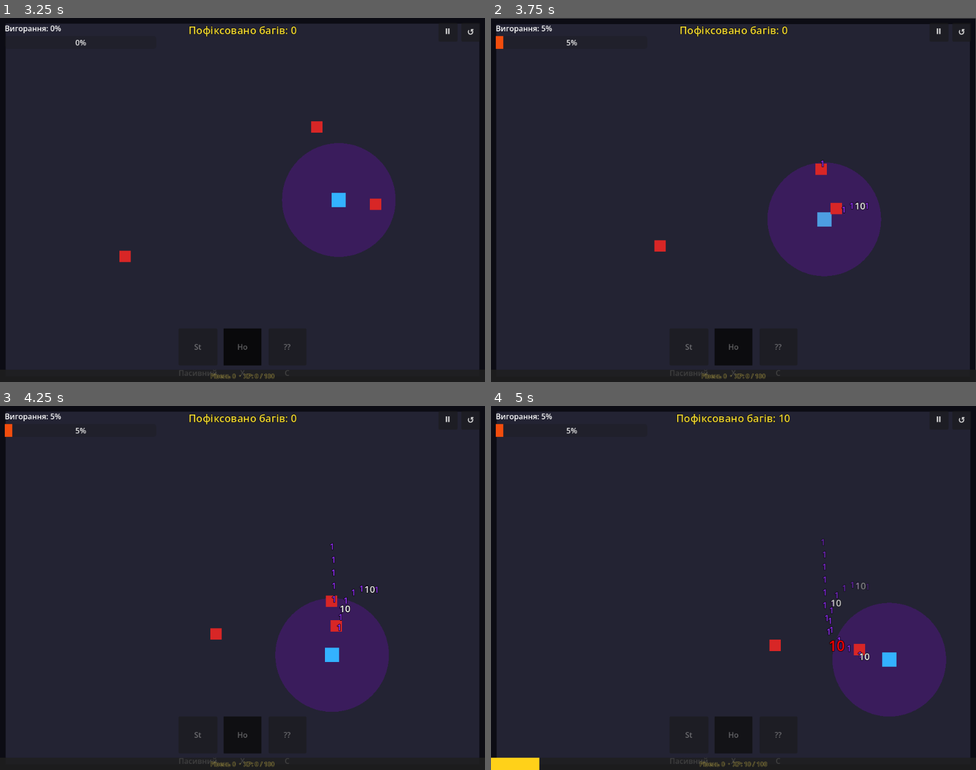
Above: before the commit, frames 1-4 (two rows, left to right).
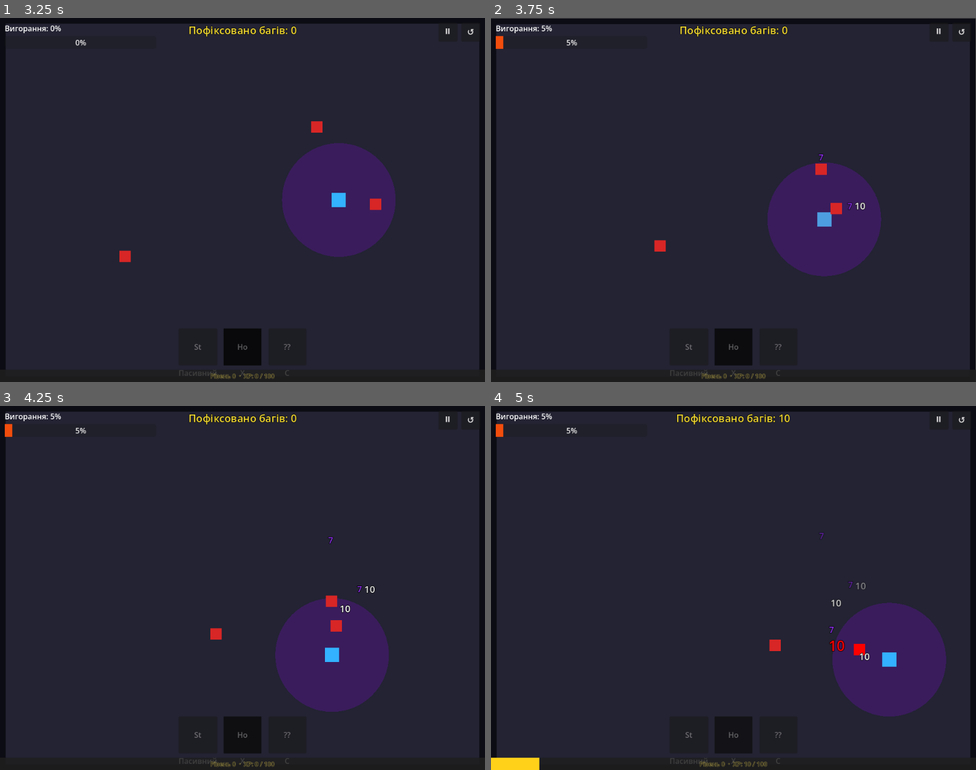
Above: after the commit, the same moments.

Repository: kodlon/DEVvsBUGS
Game: Godot game, scene res://scenes/main.tscn
Same seed, same stepped clock (60 frames per second), same inputs: the game is played once before the commit and once after it. Sound files missing from this copy of the repository are replaced by a short silence.
Inputs (mouse positions are in pixels of both pictures, inside the frame that each line leads up to):
- Up to frame 1 (3.25 s): click "▶ ПОЧАТИ ГРУ" at 0.5 s; click "⏸" at 1.25 s; click "↺" at 2 s; tap Enter at 2.75 s; move the mouse to (349, 181) at 2.77 s; hold Right (ui_right) from 2.78 s (still down); tap X at 2.85 s; click (349, 181) at 2.92 s
- Up to frame 2 (3.75 s): move the mouse to (636, 218) at 3.52 s; release Right (ui_right) at 3.53 s; hold Down (ui_down) from 3.53 s (still down); tap C at 3.6 s
- Up to frame 3 (4.25 s): keep holding Down (ui_down)
- Up to frame 4 (5 s): move the mouse to (782, 507) at 4.27 s; release Down (ui_down) at 4.28 s; hold Right (ui_right) from 4.28 s (still down); tap X at 4.35 s

Frame 1 is identical in both runs. In frame 2, less than 0.1% of the frame differs, in the area x 67-78%, y 37-54%; in frame 3, 0.1%; in frame 4, 0.2%, in the area x 67-78%, y 34-70%.

Commit message:
Added sounds

Diff:
--- a/project.godot
+++ b/project.godot
@@ -21,6 +21,7 @@
 DodgeConfig="*res://config/skills/dodge_config.gd"
 RubberDuckConfig="*res://config/skills/rubber_duck_config.gd"
 PlayerStats="*res://scripts/player_stats.gd"
+AudioManager="*res://scripts/audio_manager.gd"
 
 [display]
 
--- /dev/null
+++ b/scripts/audio_manager.gd
@@ -0,0 +1,58 @@
+extends Node
+
+const VOLUME_HALF := -6.02 # ~ half linear volume
+
+var bgm_player: AudioStreamPlayer
+var shoot_player: AudioStreamPlayer
+var take_damage_player: AudioStreamPlayer
+var next_wave_player: AudioStreamPlayer
+var level_up_player: AudioStreamPlayer
+var enemy_hit_player: AudioStreamPlayer
+
+func _ready() -> void:
+	process_mode = Node.PROCESS_MODE_ALWAYS # Keep playing when paused
+
+	bgm_player = AudioStreamPlayer.new()
+	bgm_player.stream = preload("res://sounds/BackgroundMusic.wav")
+	bgm_player.volume_db = -12.0 # ~25% linear volume
+	add_child(bgm_player)
+	bgm_player.finished.connect(bgm_player.play)
+	bgm_player.play()
+
+	shoot_player = AudioStreamPlayer.new()
+	shoot_player.stream = preload("res://sounds/Shoot.ogg")
+	add_child(shoot_player)
+
+	take_damage_player = AudioStreamPlayer.new()
+	take_damage_player.stream = preload("res://sounds/ReceivedDamage.ogg")
+	add_child(take_damage_player)
+
+	next_wave_player = AudioStreamPlayer.new()
+	next_wave_player.stream = preload("res://sounds/NextWaveBegin.ogg")
+	next_wave_player.volume_db = VOLUME_HALF
+	add_child(next_wave_player)
+
+	level_up_player = AudioStreamPlayer.new()
+	level_up_player.stream = preload("res://sounds/LevelUp.ogg")
+	add_child(level_up_player)
+
+	enemy_hit_player = AudioStreamPlayer.new()
+	enemy_hit_player.stream = preload("res://sounds/EnemyHit.ogg")
+	# Reduce enemy hit slightly as it can be spammy
+	enemy_hit_player.volume_db = -2.0
+	add_child(enemy_hit_player)
+
+func play_shoot() -> void:
+	shoot_player.play()
+
+func play_received_damage() -> void:
+	take_damage_player.play()
+
+func play_next_wave_begin() -> void:
+	next_wave_player.play()
+
+func play_level_up() -> void:
+	level_up_player.play()
+
+func play_enemy_hit() -> void:
+	enemy_hit_player.play()
--- a/scripts/enemy.gd
+++ b/scripts/enemy.gd
@@ -208,6 +208,7 @@
 
 func take_damage(amount: float, hit_dir: Vector2 = Vector2.ZERO, source: String = "") -> void:
 	_health -= amount
+	AudioManager.play_enemy_hit()
 
 	# Hit Flash
 	var original_color = GameConfig.ENEMY_CONFIG[enemy_type].color
--- a/scripts/level_up_ui.gd
+++ b/scripts/level_up_ui.gd
@@ -79,6 +79,7 @@
 	process_mode = Node.PROCESS_MODE_ALWAYS
 	mouse_filter = Control.MOUSE_FILTER_IGNORE
 
+	AudioManager.play_level_up()
 	_create_overlay()
 	_create_title()
 	_create_cards()
--- a/scripts/player.gd
+++ b/scripts/player.gd
@@ -138,6 +138,7 @@
 				var spread = deg_to_rad(spread_magnitude * randf_range(-1.0, 1.0))
 				bullet.direction = base_direction.rotated(spread)
 				get_tree().call_group("camera_shake", "shake_micro", bullet.direction)
+				AudioManager.play_shoot()
 	else:
 		# Звичайна механіка - одна центральна гармата
 		var nearest: Node2D = null
@@ -159,6 +160,7 @@
 			var spread = deg_to_rad(spread_magnitude * randf_range(-1.0, 1.0))
 			bullet.direction = base_direction.rotated(spread)
 			get_tree().call_group("camera_shake", "shake_micro", bullet.direction)
+			AudioManager.play_shoot()
 
 ## Ворог наносить вигорання — ігнорується під час доджу
 func take_burnout(amount: float) -> void:
@@ -168,6 +170,7 @@
 	burnout = clamp(burnout + amount, 0.0, PlayerStats.max_burnout)
 	burnout_changed.emit(burnout, PlayerStats.max_burnout)
 	get_tree().call_group("camera_shake", "shake_hard")
+	AudioManager.play_received_damage()
 
 	# Hit Flash
 	var tween = create_tween()
--- a/scripts/skills/passive/skill_rubber_duck.gd
+++ b/scripts/skills/passive/skill_rubber_duck.gd
@@ -7,14 +7,26 @@
 	skill_name  = RubberDuckConfig.SKILL_NAME
 	description = RubberDuckConfig.DESCRIPTION
 
+var _timer: float = 0.0
+
 func _process(delta: float) -> void:
 	if _player == null:
 		return
+
+	_timer += delta
+	var should_damage = false
+	if _timer >= 1.0:
+		_timer -= 1.0
+		should_damage = true
+
 	var range_sq: float = PlayerStats.aura_range * PlayerStats.aura_range
 	for enemy in get_tree().get_nodes_in_group("enemies"):
 		if enemy.is_queued_for_deletion():
 			continue
 		var dist_sq: float = _player.global_position.distance_squared_to(enemy.global_position)
 		if dist_sq <= range_sq:
+			# Slowdown applies every frame (continuous)
 			enemy._aura_slow_mult = PlayerStats.aura_slowdown
-			enemy.take_damage(PlayerStats.aura_dps * delta)
+			# Damage applies once per second (pulse)
+			if should_damage:
+				enemy.take_damage(PlayerStats.aura_dps, Vector2.ZERO, "aura")
--- a/scripts/spawner.gd
+++ b/scripts/spawner.gd
@@ -33,6 +33,7 @@
 	_announce_timer = 1.0
 	_game_active = false
 	wave_started.emit(GameConfig.WAVE_CONFIG[wave_index].name)
+	AudioManager.play_next_wave_begin()
 
 func _process(delta: float) -> void:
 	if _is_announcing:
Not shown, added: scripts/audio_manager.gd.uid
Not shown, added: sounds/BackgroundMusic.wav.import
Not shown, added: sounds/EnemyHit.ogg.import
Not shown, added: sounds/LevelUp.ogg.import
Not shown, added: sounds/NextWaveBegin.ogg.import
Not shown, added: sounds/ReceivedDamage.ogg.import
Not shown, added: sounds/Shoot.ogg.import
Not shown, added: sounds/BackgroundMusic.wav
Not shown, added: sounds/EnemyHit.ogg
Not shown, added: sounds/LevelUp.ogg
Not shown, added: sounds/NextWaveBegin.ogg
Not shown, added: sounds/ReceivedDamage.ogg
(and 1 more such lines)
